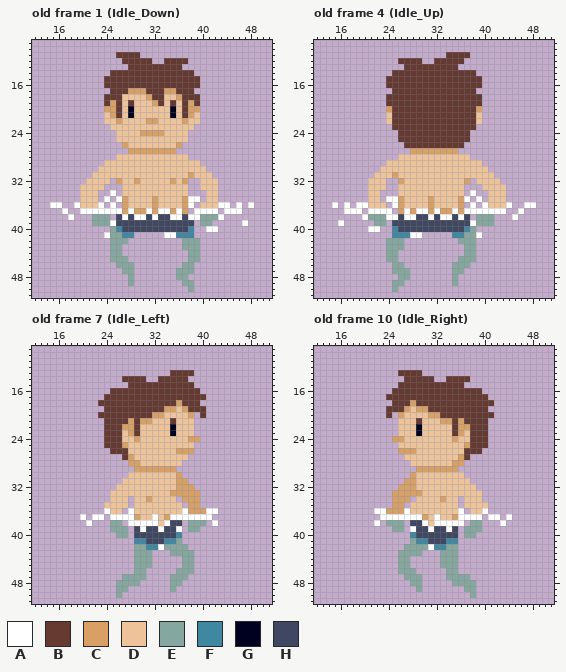
A pixel-art file gets an edit: Assets/Sprites/player.ase. The picture above was drawn from the file before the commit.
64x64 pixels, 12 frames. Shown: old frame 1 (Idle_Down): x 12..51, y 9..51; old frame 4 (Idle_Up): x 12..51, y 9..51; old frame 7 (Idle_Left): x 12..51, y 9..51; old frame 10 (Idle_Right): x 12..51, y 9..51. The commit also changed other frames, which this record leaves out.
Palette (. is transparent): A #ffffff  B #663931  C #d9a066  D #eec39a  E #84a79f  F #4087a2  G #000020  H #3f4762
Pixels before, old frame 1 (Idle_Down), first column x 15:
11 ...........BBBB...................
12 ............BBBBB..BBBB...........
13 .............BBBBBBBBB............
14 ..........BBBBBBBBBBBBBB..........
15 .........BBBBBBBBBBBBBBBB.........
16 .........BBBBBBBBBBBBBBBB.........
17 ..........BBBCCCBBBCCBBB..........
18 .........BBBDDDDCBBDDCBBB.........
19 .........BCBDBDDDCBDBDBCB.........
20 .........CCBDGDDDDDDGDBCC.........
21 .........DCBDGDDDDDDGDBCD.........
22 .........DDCDDDDCCDDDDCDD.........
23 ..........DDDDDDDDDDDDDD..........
24 ...........DDDDCCCCDDDD...........
25 ...........DDDDDDDDDDDD...........
26 ............CDDDDDDDDC............
27 .............CCCCCCCC.............
28 ...........DDDDDDDDDDDD...........
29 .........DDDDDDDDDDDDDDDD.........
30 ........DDDDDDDDDDDDDDDDDD........
31 .......DDDDDDDDDDDDDDDDCDDD.......
32 ......DDDD.CDDCDDDDDCDC..DDD......
33 .....DDDD...DDDDDDDDDDD..DDD......
34 .....DDD..A.DDDDDDDDDDD...DD......
35 .....DDD.A.ACDDDDCDDDDCAA.DD......
36 AA..ADDDA.A.CDDDDCDDDDCA.DDDAA.A.A
37 ..A..AAAAAAACACCACAACAC.AAAA.AAA..
38 ...A...EEE.HAHAAHAHHAAHAAEEEA.....
39 .......EEEAHHHHHHHHHHHHH.EE.....A.
40 ..........EFHHHHHHHHHHHF..AA......
41 .........AEEFF.....AAFFF..........
42 ..........EEE.........EEE.........
43 ..........EE..........EEE.........
44 ..........EE...........EE.........
45 ..........EEE..........EE.........
46 ...........EEE........EE..........
47 ............EE.......EEE..........
48 .............E.......EE...........
49 .............E........EE..........
50 .......................E..........
Pixels before, old frame 4 (Idle_Up), first column x 15:
11 ...................BBBB...........
12 ...........BBBB..BBBBB............
13 ............BBBBBBBBB.............
14 ..........BBBBBBBBBBBBBB..........
15 .........BBBBBBBBBBBBBBBB.........
16 .........BBBBBBBBBBBBBBBB.........
17 ..........BBBBBBBBBBBBBB..........
18 .........BBBBBBBBBBBBBBBB.........
19 .........BBBBBBBBBBBBBBBB.........
20 .........CBBBBBBBBBBBBBBC.........
21 .........DBBBBBBBBBBBBBBD.........
22 .........DBBBBBBBBBBBBBBD.........
23 ..........BBBBBBBBBBBBBB..........
24 ...........BBBBBBBBBBBB...........
25 ...........BBBBBBBBBBBB...........
26 ............BBBBBBBBBB............
27 .............CCCCCCCC.............
28 ...........DDDDDDDDDDDD...........
29 .........DDDDDDDDDDDDDDDD.........
30 ........DDDDDDDDDDDDDDDDDD........
31 .......DDDCDDDDDDDDDDDDDDDD.......
32 ......DDD..CDDDDDDDDDDC.DDDD......
33 ......DDD..DDDDDDDDDDD...DDDD.....
34 ......DD...DDDDDDDDDDD.A..DDD.....
35 ......DD.AACDDDDCDDDDCA.A.DDD.....
36 A.A.AADDD.ACDDDDCDDDDC.A.ADDDA..AA
37 ..AAA.AAAA.CACAACACCACAAAAAAA..A..
38 .....AEEEAAHAAHHAHAAHAH.EEE...A...
39 .A.....EE.HHHHHHHHHHHHHAEEE.......
40 ......AA..FHHHHHHHHHHHFE..........
41 ..........FFFAA.....FFEEA.........
42 .........EEE.........EEE..........
43 .........EEE..........EE..........
44 .........EE...........EE..........
45 .........EE..........EEE..........
46 ..........EE........EEE...........
47 ..........EEE.......EE............
48 ...........EE.......E.............
49 ..........EE........E.............
50 ..........E.......................
Pixels before, old frame 7 (Idle_Left), first column x 20:
13 ...............BBBB....
14 .......BBBB..BBBBB.....
15 ........BBBBBBBBBBB....
16 .....BBBBBBBBBBBBBBB...
17 ....BBBBBBBBBBBBBBBBB..
18 ...BBBBBBBBBBBBBCBBB...
19 ....BBBBBBBBBBCCDCBBB..
20 ...BBBBBBBBBCCDDDDC.B..
21 ....BBBBCBCCDDDBDDD....
22 ....BBBCCBDDDDDGDDD....
23 ....BBBDCBDDDDDGDDD....
24 ....BBBDDCDDDDDDDDCC...
25 ....BBBCDDDDDDDDDDD....
26 .....BBBDDDDDDDDCCC....
27 .......BCDDDDDDDDD.....
28 ........CCDDDDDDD......
29 .........CCCCCCC.......
30 ........DDDDDDDDC......
31 .......DDDDDDDDDCC.....
32 ......DDDDDDDDDDCCC....
33 .....DDDDDDDDDDCCCCC...
34 .....DDD.DDCDDDD.CCC...
35 ....DDDD.DDDDDDDD.CC...
36 ....ADD.ADDDDDDDDACCCAA
37 A.AA.AAAACDDADCAAAAAAA.
38 .A...EE.AAAAADAHH.EEE.A
39 .....EEE.HAHHAHHA.EE...
40 ......EE.HHHHHHHF......
41 .........FFHHHFFE......
42 .........EEFFAEEEE.....
43 .........EEE...EEEE....
44 .........EEE.....EE....
45 .........EEE.....EE....
46 .........EE.....EEE....
47 .......EEEE....EEE.....
48 ......EEEE.....EE......
49 ......EE.......E.......
50 ......E................
Pixels before, old frame 10 (Idle_Right), first column x 22:
13 ....BBBB...............
14 .....BBBBB..BBBB.......
15 ....BBBBBBBBBBB........
16 ...BBBBBBBBBBBBBBB.....
17 ..BBBBBBBBBBBBBBBBB....
18 ...BBBCBBBBBBBBBBBBB...
19 ..BBBCDCCBBBBBBBBBB....
20 ..B.CDDDDCCBBBBBBBBB...
21 ....DDDBDDDCCBCBBBB....
22 ....DDDGDDDDDBCCBBB....
23 ....DDDGDDDDDBCDBBB....
24 ...CCDDDDDDDDCDDBBB....
25 ....DDDDDDDDDDDCBBB....
26 ....CCCDDDDDDDDBBB.....
27 .....DDDDDDDDDCB.......
28 ......DDDDDDDCC........
29 .......CCCCCCC.........
30 ......CDDDDDDDD........
31 .....CCDDDDDDDDD.......
32 ....CCCDDDDDDDDDD......
33 ...CCCCCDDDDDDDDDD.....
34 ...CCC.DDDDCDD.DDD.....
35 ...CC.DDDDDDDD.DDDD....
36 AACCCADDDDDDDDA.DDA....
37 .AAAAAAACDADDCAAAA.AA.A
38 A.EEE.HHADAAAAA.EE...A.
39 ...EE.AHHAHHAH.EEE.....
40 ......FHHHHHHH.EE......
41 ......EFFHHHFF.........
42 .....EEEEAFFEE.........
43 ....EEEE...EEE.........
44 ....EE.....EEE.........
45 ....EE.....EEE.........
46 ....EEE.....EE.........
47 .....EEE....EEEE.......
48 ......EE.....EEEE......
49 .......E.......EE......
50 ................E......
New version:
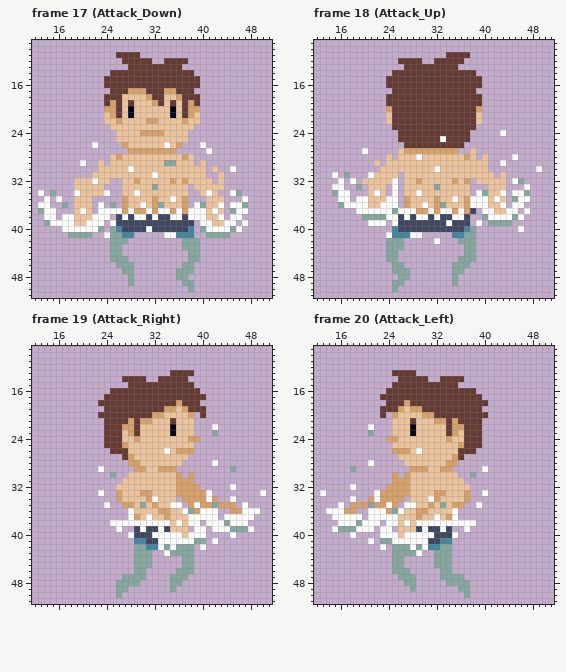
A new or re-ordered frame is compared with the old frame closest to it.
From the commit log: Animaciones de carga y ataque de player
From old to new:
frames 12 -> 20
Changed rows in their new state; - is an unchanged pixel.
Frame 17 (Attack_Down) is new; against old frame 1 (Idle_Down):
first column x 13:
26 ---------A-----------A-----A--------
27 ----------------------------A-------
28 ------------DC----------CD----------
29 -------A--D.---------EE---.D--------
30 ---------------A-------------D--A---
31 -------------------A-----D--.-D-----
32 ------DD-A---.-----------DD--.D-----
33 ------D------------E------D---D-----
34 A-E---A---DA.---A----------DA---AE--
35 -A-A--D--.-.-.--------A--..---D---A-
36 AA..E-D--.--E----A--E----.AE---.A-E.
37 EAA-.-D-D.---------------A--D-D.E-A-
38 -AA-A-DDDAAA---------------ADD--AA--
39 -EAAAADDAAA.---------------AADDAA---
40 ----AAAAAAE-------A--------E--AAEA--
41 -----EEEE-------------------EEEE----
Frame 18 (Attack_Up) is new; against old frame 4 (Idle_Up):
first column x 15:
24 ----------------------------A------
25 ------------------A----------------
27 -----A-----DC----------D-----------
28 ---------D----A-------CD-D----A----
29 -------D-----------------D--A------
30 -----------------A----------------A
31 A-E---A---D.----------------D------
32 -A-A-D---DA.--C-----C-------D-AE---
33 AA--E-----A.-----E----D--.------A--
34 EAA----AD-A.--A-------D.AE--A-AAE--
35 -AA-AA--D--.C---DC--ADCA-A-A--EAA--
36 .E-A----AA-.C--ADCE--DC-A---A.AA..-
37 --..-A----EA-ACCACAACACH.--DDAA.A--
38 -----E-------HAAHAHHA---.-AAAAEA---
39 -.----AAA-A--------A---.A.-EEE-----
40 ------..-----------------------A---
41 ---------A--------------.----------
42 -----------------A-----------------
Frame 19 (Attack_Right) is new; against old frame 7 (Idle_Left):
first column x 20:
22 ----------------------A--------
23 ----------------------E--------
26 --------------A----------------
28 ----------------------A--------
29 ---A-------DD------------E-----
30 -----E------------C------------
31 ------------------C------------
32 -------------------C-----A-----
33 ---A-.C---CC---D----CA--------A
34 -----.C-D---A-------CAC--A-----
35 ----A..CC-E-C--AA--ACCECCC-A---
36 ----...------CC---E-A----CCAAA-
37 .-..-...---AD--DDD----A-AAAAA--
38 -.---AAA-----A-DADAA.A-AEAAA---
39 -----.A.-------DDD.AA-AAAEEEA--
40 ------..A---AAAAADAAA----A-----
41 -------------AAAAAAEE-A--------
42 ---------------A--E-A----------
43 --------------A----------------
Frame 20 (Attack_Left) is new; against old frame 10 (Idle_Right):
first column x 13:
13 ------------B---.---------------
14 -------------B----.-B---.-------
15 ------------B----------.--------
16 -----------B--------------.-----
17 ----------B----------------.----
18 -----------B--CB------------.---
19 ----------B--CDC-B---------.----
20 ----------B.CD---C-B--------.---
21 ------------D--BD--C-BCB---.----
22 --------A---D--GD----BC-B--.----
23 --------E---D--GD----BCDB--.----
24 -----------C-D-------CD-B--.----
25 ------------D----------CB--.----
26 ------------C--DA------B--.-----
27 -------------D--------CB.-------
28 --------A-----D------C-.--------
29 -----E---------C--DD--.----A----
30 ------------C-CD-------.-E------
31 ------------CC-D--------.-------
32 -----A-----CC--D---------.------
33 A--------ACC---DD--CC---C..A----
34 -----A--CACC--.D--ACD--DC..-----
35 ---A-CCCECCA-.AA--C-E-CC..A.----
36 -AAACC--A---EAD-CC----A.-...----
37 --AAAAA-AA---DDDCD---CA....-..-.
38 ---AAAEAA--AADADA-A-----AA.---.-
39 --AEEEAAA-AA.DDD-AH-AH.-A..-----
40 -----A----AAADAAAAA---A-..------
41 --------A-EEAAAAAA--F-.---------
42 ----------A-EE-A-AF-E-.---------
43 ------------E---A--E--.---------
44 ------------E-.----E--.---------
45 ------------E-.----E--.---------
46 ------------E--.----E-.---------
47 -------------E--.---E---.-------
48 --------------E-.----E---.------
49 ---------------E.------E-.------
50 ------------------------E.------
